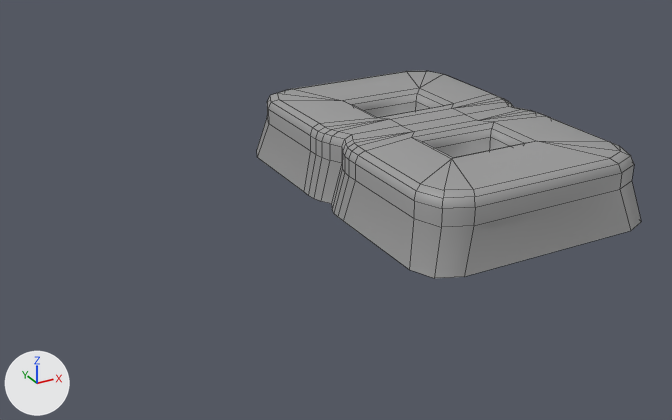
A saved change to the FBX model Assets/- Asset Store/Custom/Numbers/Number_8.fbx.
Before and after are seen from a 50 mm camera at (-0.477, -0.679, 0.37) aimed at (-0.113, -0.018, 0.039). The axes (+X, +Y, +Z) are drawn at lower left. The lights are the same throughout. Mesh edges are drawn as thin lines. Where no turn or scale is listed for an object, it has been applied to the vertices.

The first picture shows 'Number_8'.
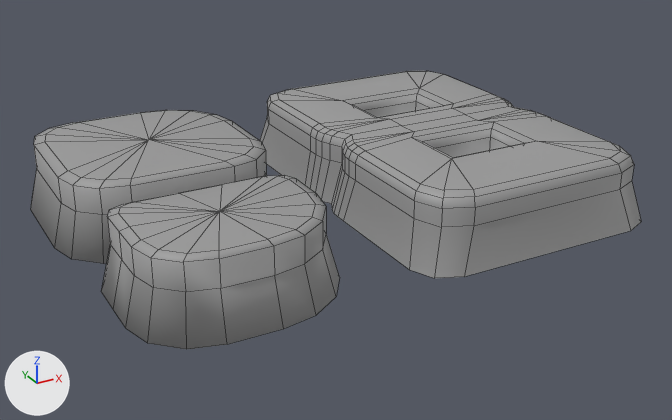
The newer file is also turned or shifted as a whole; pictures and numbers use the older file's frame.

Edits to the bpy script that builds the scene:
```text
Change me_cube_017:
    used by ob_number_8; location = (0.0, 0.0, 0.0)
    remove me_cube_017.from_pydata(...)  # 188 vertices, 180 faces; spans x -0.117..0.117, y -0.172..0.172, z 0.037..0.1
    add me_cube_017.from_pydata(...)  # 330 vertices, 320 faces; spans x -0.348..0.117, y -0.175..0.172, z 0.037..0.1
    me_cube_017 part 1: a new loose piece of 73 vertices spanning x -0.336..-0.165, y -0.175..-0.038, z 0.038..0.1, in mat_material (grey #9b9b9b)
    me_cube_017 part 2: a new loose piece of 69 vertices spanning x -0.348..-0.152, y -0.025..0.171, z 0.038..0.1, in mat_material (grey #9b9b9b)
```

Where the change shows, as pixel boxes [x1, y1, x2, y2] in the pictures (672 x 420 px):
'Number_8', reshaped (59% wider, 34% taller)
    before: [257, 71, 641, 278]
    after: [31, 71, 641, 349]
part 1 of me_cube_017, added
    after: [102, 175, 340, 349]
part 2 of me_cube_017, added
    after: [31, 110, 267, 264]
